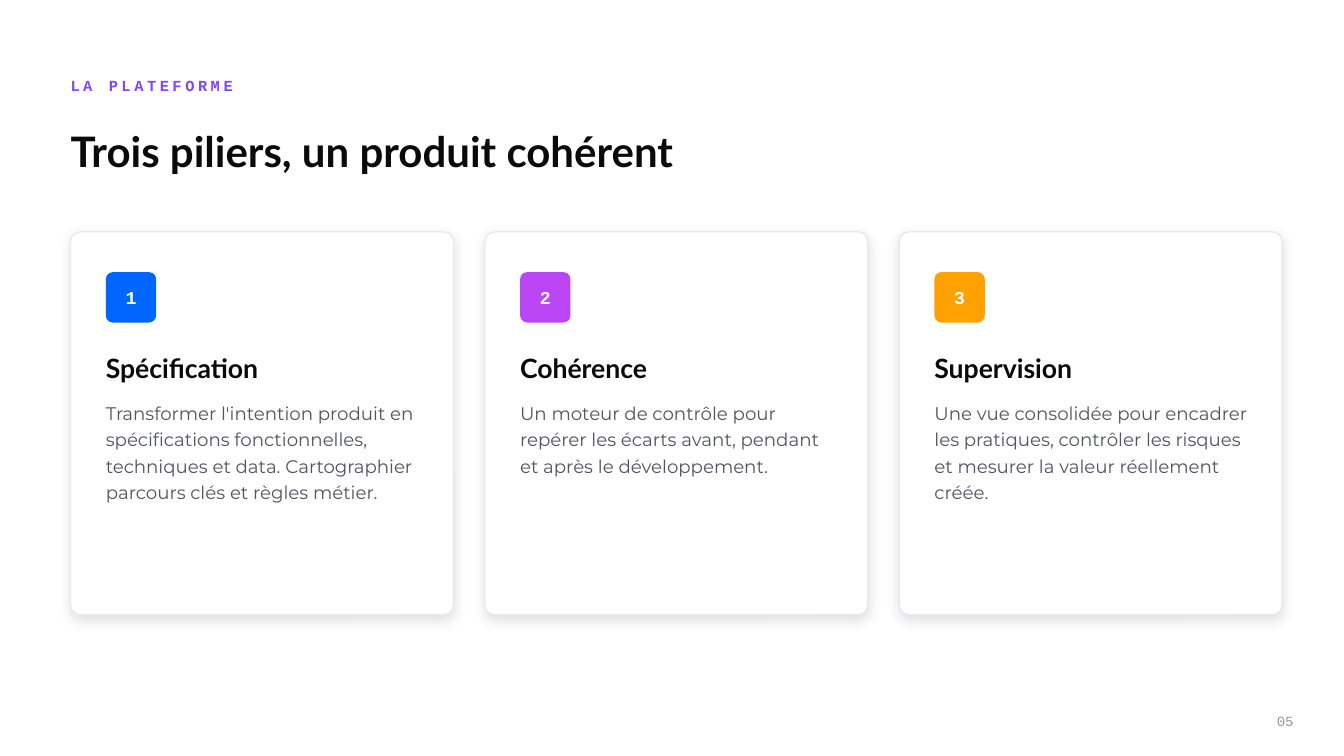
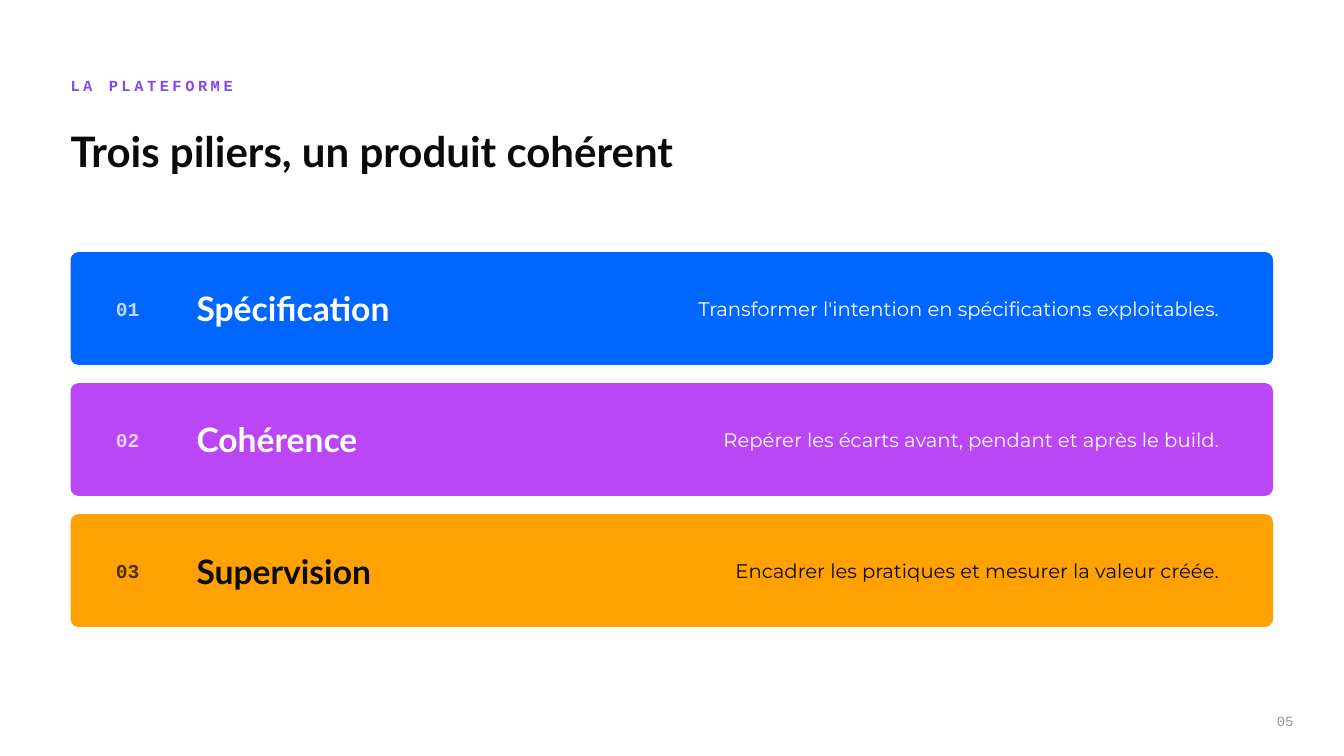
Before and after one commit to davidmabboux-jpg/lyriks-brand-hub, a slide deck: slide 5 of public/reference/lyriks-template.pptx. Drawn at 1344x756 pixels with LibreOffice and Linux fonts; fonts in the diff are those of the drawing. Boxes give left, top, right and bottom in pixels: in the first picture for what was removed or moved away, otherwise in the second. Text is boxed around its words. In the diff, an @@ line names an element or a change of style, - is before the commit and + after.

```diff
--- a/public/reference/lyriks-template.pptx
+++ b/public/reference/lyriks-template.pptx
@@ rounded rectangle removed at box(71, 232, 454, 615) @@
@@ rounded rectangle removed at box(485, 232, 868, 615) @@
@@ rounded rectangle removed at box(899, 232, 1282, 615) @@
@@ rounded rectangle added at box(71, 252, 1273, 365), fill #0066FF @@
@@ text "Spécification": place and size @@
-text "Spécification" at box(106, 358, 258, 383)
+text "Spécification" at box(197, 296, 390, 327)
@@ text "Spécification" at box(197, 296, 390, 327): size 19 to 24 pt, text colour #0A0A0A to #FFFFFF @@
@@ rounded rectangle removed at box(106, 272, 156, 323) @@
@@ text removed at box(126, 292, 137, 304) @@
-1
@@ rounded rectangle removed at box(520, 272, 571, 323) @@
@@ text removed at box(540, 292, 551, 304) @@
-2
@@ rounded rectangle removed at box(935, 272, 985, 323) @@
@@ text removed at box(954, 292, 965, 305) @@
-3
@@ text added at box(116, 303, 140, 316), 14 pt, text #FFFFFF at 75% opacity, bold @@
+01
@@ text added at box(698, 301, 1219, 320), 14 pt, text #FFFFFF @@
+Transformer l'intention en spécifications exploitables.
@@ rounded rectangle added at box(71, 383, 1273, 496), fill #BB46F5 @@
@@ text "Cohérence" at box(197, 427, 358, 453): size 19 to 24 pt, text colour #0A0A0A to #FFFFFF @@
@@ text "Cohérence": place and size @@
-text "Cohérence" at box(520, 358, 647, 379)
+text "Cohérence" at box(197, 427, 358, 453)
@@ text "Repérer les écarts avant, pendant ..." at box(723, 432, 1219, 451): vertical alignment top to middle @@
@@ text removed at box(106, 406, 413, 503) @@
-Transformer l'intention produit en spécifications fonctionnelles, techniques et data. Cartographier parcours clés et règles métier.
@@ text added at box(116, 434, 140, 447), 14 pt, text #FFFFFF at 75% opacity, bold @@
+02
@@ text at box(723, 432, 1219, 451): text changed; size 13 to 14 pt; text colour #535462 to #FFFFFF @@
-Un moteur de contrôle pour repérer les écarts avant, pendant et après le développement.
+Repérer les écarts avant, pendant et après le build.
@@ rounded rectangle added at box(71, 514, 1273, 627), fill #FFA101 @@
@@ text "Supervision": place and size @@
-text "Supervision" at box(934, 358, 1072, 383)
+text "Supervision" at box(197, 559, 371, 590)
@@ text "Supervision" at box(197, 559, 371, 590): size 19 to 24 pt @@
@@ text "Encadrer les pratiques et mesurer ..." at box(735, 563, 1218, 582): vertical alignment top to middle @@
@@ text added at box(116, 565, 140, 578), 14 pt, text #0A0A0A at 75% opacity, bold @@
+03
@@ text at box(735, 563, 1218, 582): text changed; size 13 to 14 pt; text colour #535462 to #0A0A0A @@
-Une vue consolidée pour encadrer les pratiques, contrôler les risques et mesurer la valeur réellement créée.
+Encadrer les pratiques et mesurer la valeur créée.
```
Also in this commit, not shown: 5 other slides changed, 3 slides added, 2 slides removed, 1 other file.
